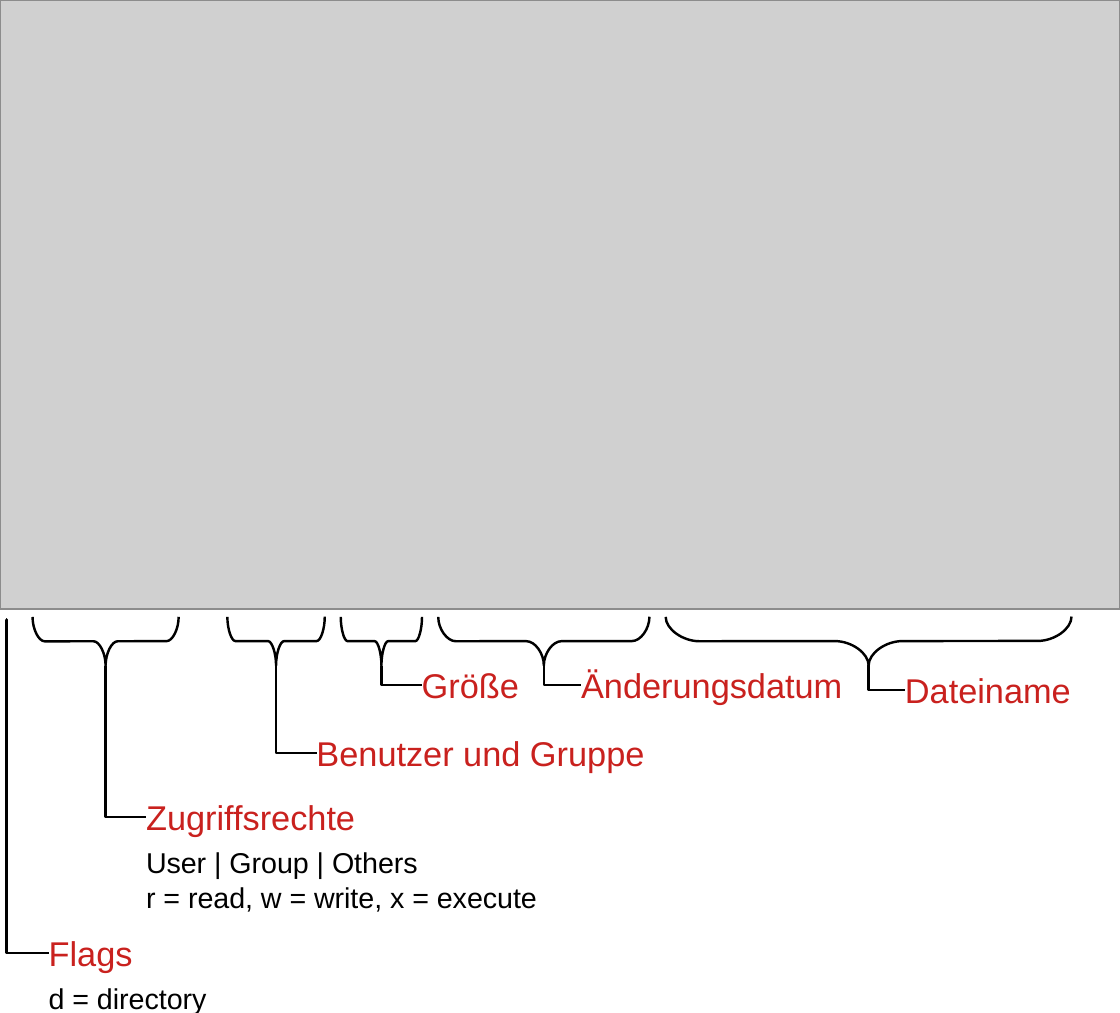
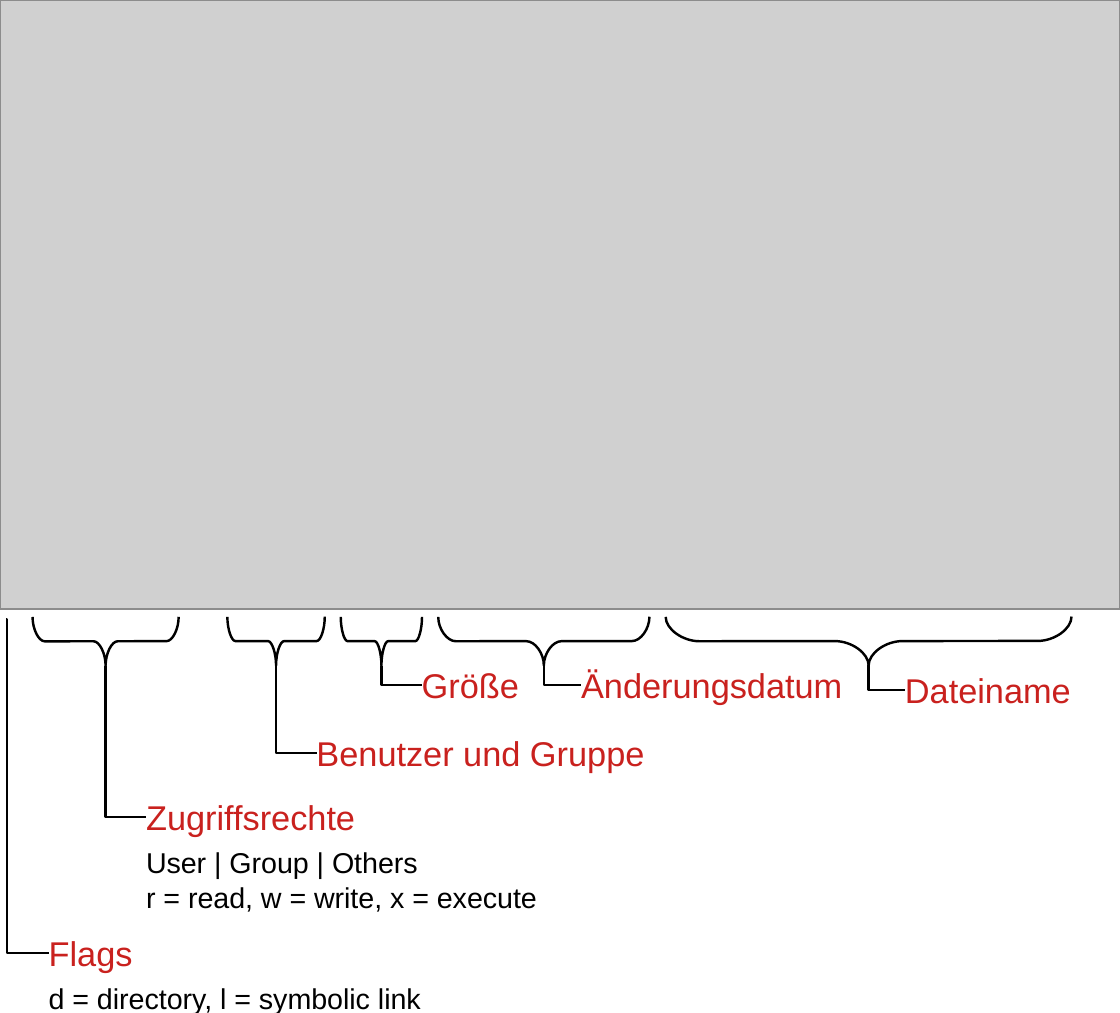
Before and after one commit to DennisSchulmeister/dhbwka-wwi-iottech-folien, a slide deck: slide 1 of 8-linux/img/rechte-dateizugriff.odp. Drawn at 1120x1013 pixels with LibreOffice and Linux fonts; fonts in the diff are those of the drawing; grey boxes stand for pictures. Boxes give left, top, right and bottom in pixels: in the first picture for what was removed or moved away, otherwise in the second. Text is boxed around its words. In the diff, an @@ line names an element or a change of style, - is before the commit and + after.

```diff
--- a/8-linux/img/rechte-dateizugriff.odp
+++ b/8-linux/img/rechte-dateizugriff.odp
@@ text at [49, 988, 421, 1013]: text changed @@
-d = directory
+d = directory, l = symbolic link
```
Also in this commit, not shown: 19 other files.
